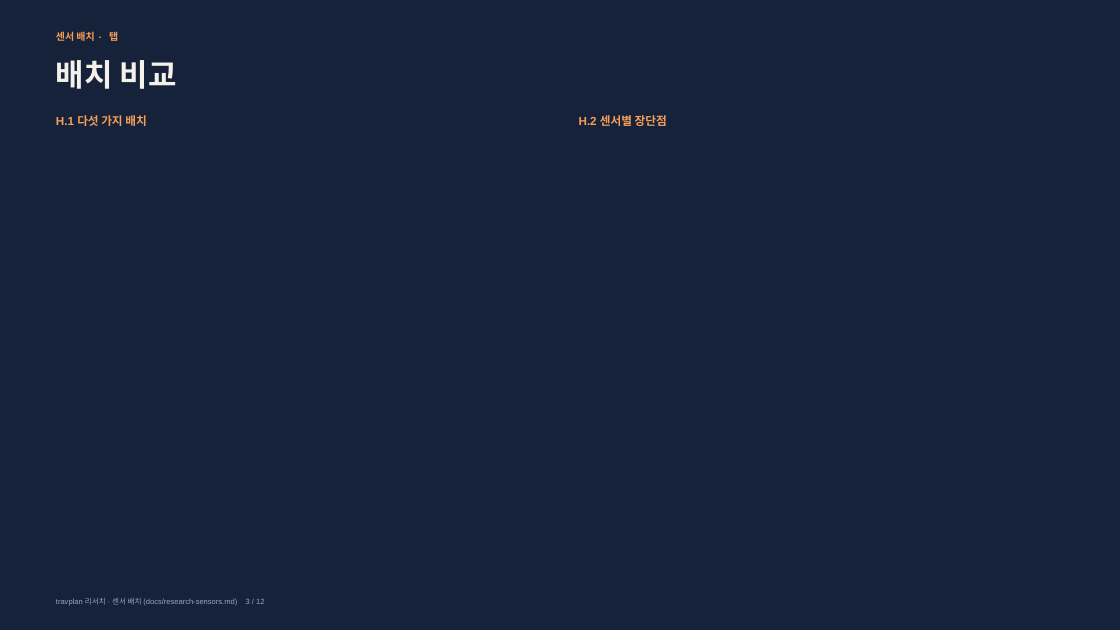
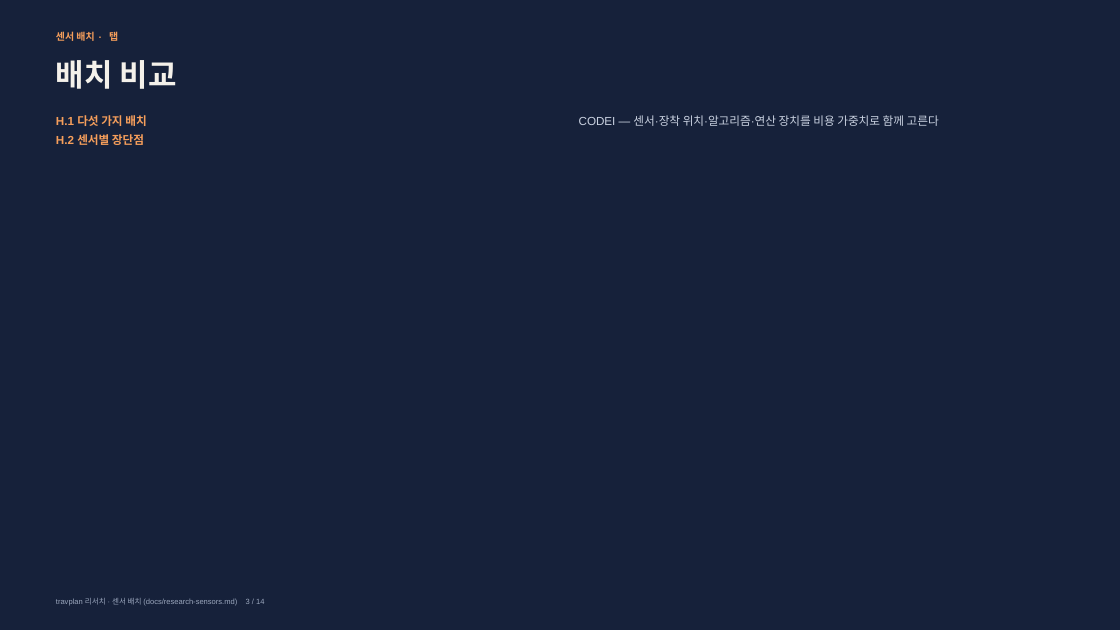
Before and after one commit to Geonhee-LEE/travplan-site, a slide deck: slide 3 of slides/research-sensors/research-sensors.pptx. Drawn at 1120x630 pixels with LibreOffice and Linux fonts; fonts in the diff are those of the drawing. Boxes give left, top, right and bottom in pixels: in the first picture for what was removed or moved away, otherwise in the second. Text is boxed around its words. In the diff, an @@ line names an element or a change of style, - is before the commit and + after.

```diff
--- a/slides/research-sensors/research-sensors.pptx
+++ b/slides/research-sensors/research-sensors.pptx
@@ text at <box>579,115,939,126</box>: text changed; text colour #F59E5B to #C9D1E0; bold off @@
-H.2 센서별 장단점
+CODEI — 센서·장착 위치·알고리즘·연산 장치를 비용 가중치로 함께 고른다
@@ text at <box>56,134,144,145</box>: paragraph added @@
+H.2 센서별 장단점
```
Also in this commit, not shown: 11 other slides changed, 2 slides added, 19 other files.
